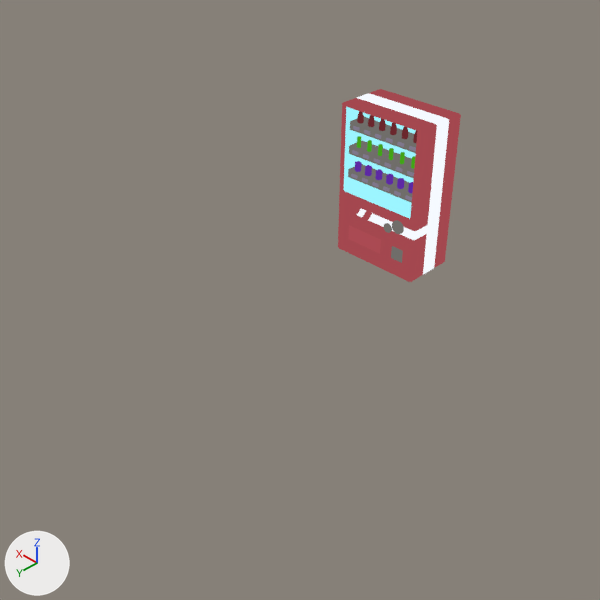
One commit to the Blender file blender/vending machine v2.blend: the scene before it, then after it.
Before and after are seen from the file's camera 'Camera'. Arrows for +X, +Y and +Z are at lower left; the lights stay in place. The picture after the commit comes second.

Names of what the first picture shows: 'board', 'body', 'bottle', 'can', 'coin', 'decorate', 'thincan' and 1 more.
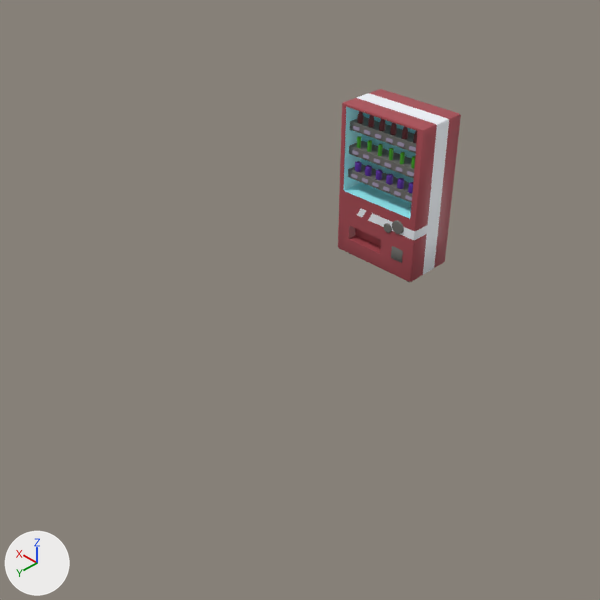
Patch to the scene script:
```diff
--- a/blender/vending machine v2.blend.py
+++ b/blender/vending machine v2.blend.py
@@ mat_body @@
 n0 = _N.new('ShaderNodeOutputMaterial'); n0.name = 'Material Output'
-n1 = _N.new('ShaderNodeValToRGB'); n1.name = 'Color Ramp'
-n1.color_ramp.interpolation = 'CONSTANT'
-while len(n1.color_ramp.elements) > 1: n1.color_ramp.elements.remove(n1.color_ramp.elements[-1])
-n1.color_ramp.elements[0].position = 0.0; n1.color_ramp.elements[0].color = (0.403, 0.0688, 0.0855, 1.0)
-_e = n1.color_ramp.elements.new(0.559); _e.color = (0.369, 0.0638, 0.0779, 1.0)
-n1.inputs[0].default_value = 0.7  # 'Factor'
-_L.new(n1.outputs[0], n0.inputs[0])  # 'Color' to 'Surface'
+n2 = _N.new('ShaderNodeBsdfPrincipled'); n2.name = 'Principled BSDF'
+n2.inputs[0].default_value = (0.402, 0.0685, 0.0865, 1.0)  # 'Base Color', red #aa4a53
+_L.new(n2.outputs[0], n0.inputs[0])  # 'BSDF' to 'Surface'
@@ mat_bodyline @@
 n0 = _N.new('ShaderNodeOutputMaterial'); n0.name = 'Material Output'
-n1 = _N.new('ShaderNodeValToRGB'); n1.name = 'Color Ramp'
-n1.color_ramp.interpolation = 'CONSTANT'
-while len(n1.color_ramp.elements) > 1: n1.color_ramp.elements.remove(n1.color_ramp.elements[-1])
-n1.color_ramp.elements[0].position = 0.0; n1.color_ramp.elements[0].color = (0.571, 0.0779, 0.0513, 1.0)
-_e = n1.color_ramp.elements.new(0.0); _e.color = (0.914, 0.951, 1.0, 1.0)
-n1.inputs[0].default_value = 0.7  # 'Factor'
-_L.new(n1.outputs[0], n0.inputs[0])  # 'Color' to 'Surface'
+n2 = _N.new('ShaderNodeBsdfPrincipled'); n2.name = 'Principled BSDF'
+n2.inputs[0].default_value = (0.913, 0.947, 1.0, 1.0)  # 'Base Color', white #f5f9ff
+_L.new(n2.outputs[0], n0.inputs[0])  # 'BSDF' to 'Surface'
@@ mat_inside @@
 n0 = _N.new('ShaderNodeOutputMaterial'); n0.name = 'Material Output'
-n1 = _N.new('ShaderNodeValToRGB'); n1.name = 'Color Ramp'
-n1.color_ramp.interpolation = 'CONSTANT'
-while len(n1.color_ramp.elements) > 1: n1.color_ramp.elements.remove(n1.color_ramp.elements[-1])
-n1.color_ramp.elements[0].position = 0.0; n1.color_ramp.elements[0].color = (0.571, 0.0779, 0.0513, 1.0)
-_e = n1.color_ramp.elements.new(0.0); _e.color = (0.331, 0.909, 1.0, 1.0)
-n1.inputs[0].default_value = 0.7  # 'Factor'
-_L.new(n1.outputs[0], n0.inputs[0])  # 'Color' to 'Surface'
+n2 = _N.new('ShaderNodeBsdfPrincipled'); n2.name = 'Principled BSDF'
+n2.inputs[0].default_value = (0.332, 0.913, 1.0, 1.0)  # 'Base Color', cyan #9cf5ff
+_L.new(n2.outputs[0], n0.inputs[0])  # 'BSDF' to 'Surface'
@@ mat_option @@
 n0 = _N.new('ShaderNodeOutputMaterial'); n0.name = 'Material Output'
-n1 = _N.new('ShaderNodeValToRGB'); n1.name = 'Color Ramp'
-n1.color_ramp.interpolation = 'CONSTANT'
-while len(n1.color_ramp.elements) > 1: n1.color_ramp.elements.remove(n1.color_ramp.elements[-1])
-n1.color_ramp.elements[0].position = 0.0; n1.color_ramp.elements[0].color = (0.159, 0.153, 0.141, 1.0)
-_e = n1.color_ramp.elements.new(0.559); _e.color = (0.16, 0.153, 0.143, 1.0)
-n1.inputs[0].default_value = 0.7  # 'Factor'
-_L.new(n1.outputs[0], n0.inputs[0])  # 'Color' to 'Surface'
+n2 = _N.new('ShaderNodeBsdfPrincipled'); n2.name = 'Principled BSDF'
+n2.inputs[0].default_value = (0.159, 0.153, 0.141, 1.0)  # 'Base Color', grey #6f6d69
+_L.new(n2.outputs[0], n0.inputs[0])  # 'BSDF' to 'Surface'
@@ mat_can @@
 n0 = _N.new('ShaderNodeOutputMaterial'); n0.name = 'Material Output'
-n1 = _N.new('ShaderNodeValToRGB'); n1.name = 'Color Ramp'
-n1.color_ramp.interpolation = 'CONSTANT'
-while len(n1.color_ramp.elements) > 1: n1.color_ramp.elements.remove(n1.color_ramp.elements[-1])
-n1.color_ramp.elements[0].position = 0.0; n1.color_ramp.elements[0].color = (0.571, 0.0779, 0.0513, 1.0)
-_e = n1.color_ramp.elements.new(0.0); _e.color = (0.111, 0.022, 0.37, 1.0)
-n1.inputs[0].default_value = 0.7  # 'Factor'
-_L.new(n1.outputs[0], n0.inputs[0])  # 'Color' to 'Surface'
+n2 = _N.new('ShaderNodeBsdfPrincipled'); n2.name = 'Principled BSDF'
+n2.inputs[0].default_value = (0.109, 0.0222, 0.371, 1.0)  # 'Base Color', purple #5d29a4
+_L.new(n2.outputs[0], n0.inputs[0])  # 'BSDF' to 'Surface'
@@ mat_bottle @@
 n0 = _N.new('ShaderNodeOutputMaterial'); n0.name = 'Material Output'
-n1 = _N.new('ShaderNodeValToRGB'); n1.name = 'Color Ramp'
-n1.color_ramp.interpolation = 'CONSTANT'
-while len(n1.color_ramp.elements) > 1: n1.color_ramp.elements.remove(n1.color_ramp.elements[-1])
-n1.color_ramp.elements[0].position = 0.0; n1.color_ramp.elements[0].color = (0.571, 0.0779, 0.0513, 1.0)
-_e = n1.color_ramp.elements.new(0.0); _e.color = (0.145, 0.0198, 0.0254, 1.0)
-n1.inputs[0].default_value = 0.7  # 'Factor'
-_L.new(n1.outputs[0], n0.inputs[0])  # 'Color' to 'Surface'
+n2 = _N.new('ShaderNodeBsdfPrincipled'); n2.name = 'Principled BSDF'
+n2.inputs[0].default_value = (0.144, 0.0194, 0.0252, 1.0)  # 'Base Color', dark red #6a262c
+_L.new(n2.outputs[0], n0.inputs[0])  # 'BSDF' to 'Surface'
@@ mat_thincan @@
 n0 = _N.new('ShaderNodeOutputMaterial'); n0.name = 'Material Output'
-n1 = _N.new('ShaderNodeValToRGB'); n1.name = 'Color Ramp'
-n1.color_ramp.interpolation = 'CONSTANT'
-while len(n1.color_ramp.elements) > 1: n1.color_ramp.elements.remove(n1.color_ramp.elements[-1])
-n1.color_ramp.elements[0].position = 0.0; n1.color_ramp.elements[0].color = (0.571, 0.0779, 0.0513, 1.0)
-_e = n1.color_ramp.elements.new(0.0); _e.color = (0.0547, 0.37, 0.008, 1.0)
-n1.inputs[0].default_value = 0.7  # 'Factor'
-_L.new(n1.outputs[0], n0.inputs[0])  # 'Color' to 'Surface'
+n2 = _N.new('ShaderNodeBsdfPrincipled'); n2.name = 'Principled BSDF'
+n2.inputs[0].default_value = (0.0545, 0.371, 0.00802, 1.0)  # 'Base Color', green #42a416
+_L.new(n2.outputs[0], n0.inputs[0])  # 'BSDF' to 'Surface'
```

What differs and where, as boxes (x1, y1, x2, y2) in the pictures (600 x 600 px):
'body', recoloured (darker): (338, 89, 461, 282) in both
'board', recoloured (darker): (348, 117, 416, 203) in both
'can', recoloured (darker): (355, 161, 413, 193) in both
'bottle', recoloured (red to dark red): (357, 111, 417, 143) in both
'thincan', recoloured (darker): (357, 136, 415, 169) in both
'decorate', recoloured (darker): (384, 220, 404, 234) in both
'coin', recoloured: (391, 246, 403, 263) in both
